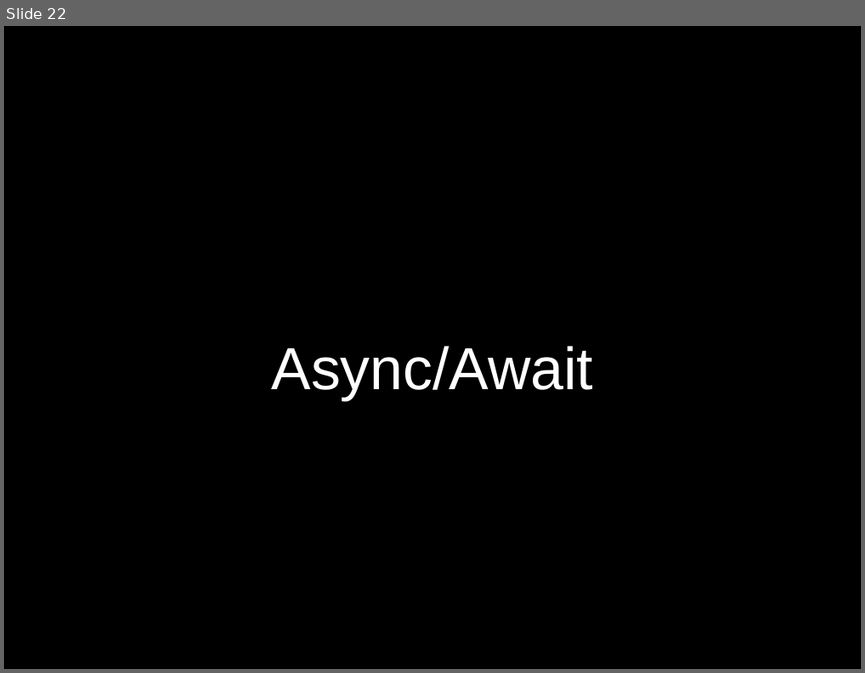
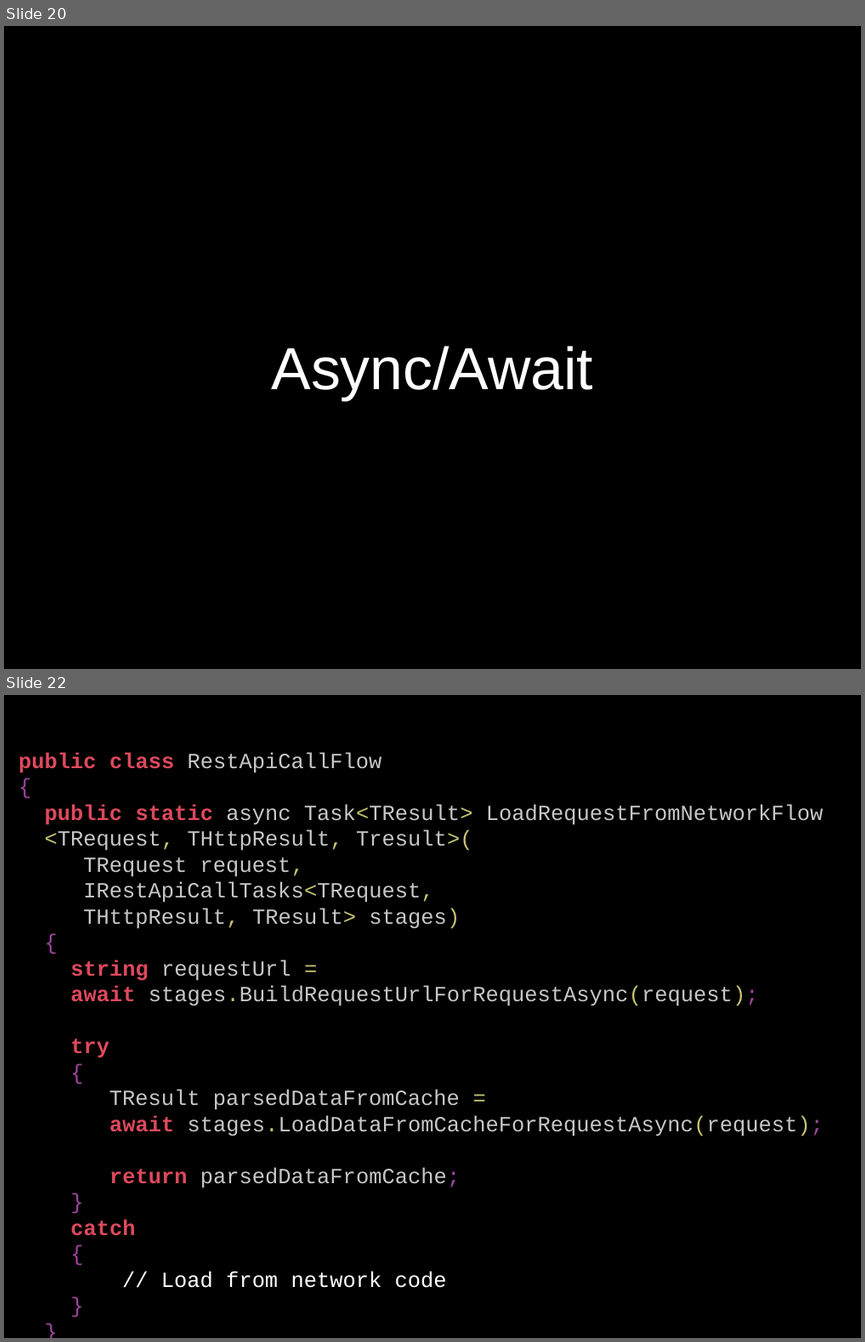
Before and after one commit to dodikk/xamarin-intro-slides, a slide deck: XamarinIntro.odp. Shown one above the other, each under a label of ours: slide 22 before the commit, slides 20 and 22 after it; the slides between them are not shown. The pictures are 865x673 and 865x1342 pixels, drawn with LibreOffice and Linux fonts; fonts in the diff are those of the drawing. Boxes give left, top, right and bottom in pixels: in the first picture for what was removed or moved away, otherwise in the second. Text is boxed around its words. In the diff, an @@ line names an element or a change of style, - is before the commit and + after.

```diff
--- a/XamarinIntro.odp
+++ b/XamarinIntro.odp
@@ slide 22 added at (x1=4, y1=695, x2=861, y2=1338), background #000000 @@
@@ text added at (x1=18, y1=752, x2=823, y2=1287), 20 pt, text #C7C7C7 @@
+public class RestApiCallFlow
+{
+public static async Task<TResult> LoadRequestFromNetworkFlow
+<TRequest, THttpResult, Tresult>(
+TRequest request,
+IRestApiCallTasks<TRequest,
+THttpResult, TResult> stages)
+{
+string requestUrl =
+await stages.BuildRequestUrlForRequestAsync(request);
+try
+{
+TResult parsedDataFromCache =
+await stages.LoadDataFromCacheForRequestAsync(request);
+return parsedDataFromCache;
+}
+catch
+{
+// Load from network code
+}
+}
+}
@@ what was slide 22 is now slide 20 @@
```
Also in this commit, not shown: 6 slides changed, 6 other slides added, 2 slides removed.
